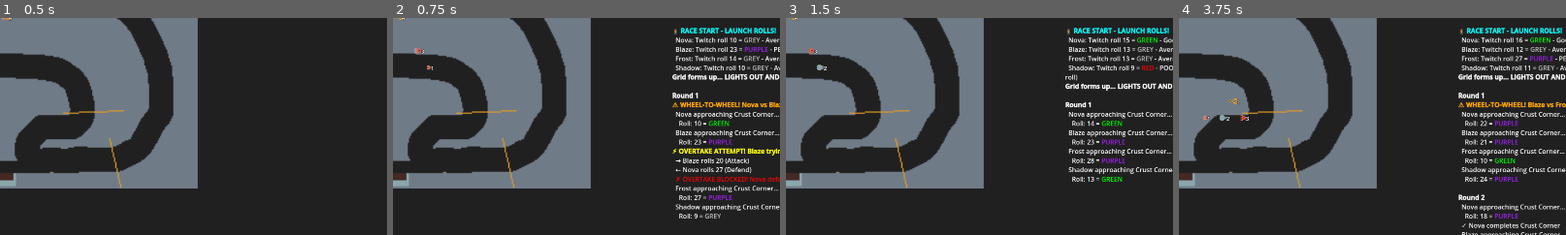
Above: before the commit, frames 1-4 (left to right).
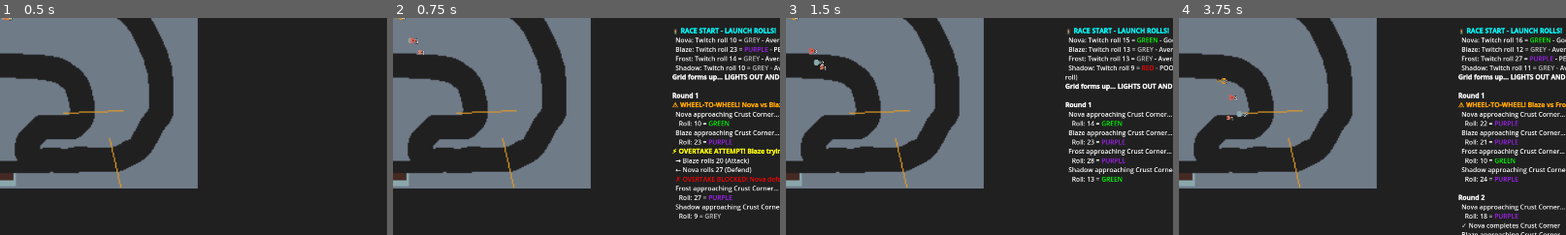
Above: after the commit, the same moments.

Repository: computersaucegames/nc
Game: Godot game, scene res://scenes/tests/RaceTestScene.tscn
Two runs of this game, one before a commit and one after it. Both use one fixed random seed, a clock stepped at 60 frames per second and the inputs below. The project has no main scene, so this scene is started directly.
Inputs:
- Up to frame 1 (0.5 s): no input
- Up to frame 2 (0.75 s): click "Start Race" at 0.5 s
- Up to frame 3 (1.5 s): click "Start Race" at 1.25 s
- Up to frame 4 (3.75 s): click "Start Race" at 2 s; click "Pause" at 2.75 s; click "Resume" at 3.5 s
The pictures show only the part of the screen within x 37-87%, y 18-67%; the shares and areas given below are measured in that part.

Frame 1 is identical in both runs. In frame 2, 0.1% of the frame differs, in the area x 4-11%, y 8-25%; in frame 3, 0.1%; in frame 4, 0.3%, in the area x 6-19%, y 27-48%.

Commit message:
Add smooth tween animation to pilot movement
- Store tweens in pilot_tweens dictionary for animation tracking
- Kill existing tweens before creating new ones to avoid conflicts
- Use 0.3 second EASE_IN_OUT quad transition for smooth movement
- Pods now smoothly animate between positions instead of jumping
- Animation duration configurable via MOVEMENT_ANIMATION_DURATION constant

This makes the pod racer movement more visually appealing and easier to follow.

Diff:
--- a/scripts/ui/CircuitDisplay.gd
+++ b/scripts/ui/CircuitDisplay.gd
@@ -18,10 +18,12 @@
 
 var circuit: Circuit
 var pilot_markers: Dictionary = {}  # pilot_id -> PathFollow2D
+var pilot_tweens: Dictionary = {}   # pilot_id -> Tween (for smooth animation)
 var total_circuit_length: int = 0
 
 # Pilot icon scene to instantiate (can be customized)
 const PILOT_ICON_SIZE = 16
+const MOVEMENT_ANIMATION_DURATION = 0.3  # Seconds for smooth pod movement
 
 # Pod racer sprites for pilot icons
 const POD_SPRITES = [
@@ -84,10 +86,11 @@
 func setup_pilots(pilot_data: Array):
 	print("DEBUG: Setting up %d pilots" % pilot_data.size())
 
-	# Clear existing markers
+	# Clear existing markers and tweens
 	for marker in pilot_markers.values():
 		marker.queue_free()
 	pilot_markers.clear()
+	pilot_tweens.clear()
 
 	# Create a PathFollow2D for each pilot
 	for i in range(pilot_data.size()):
@@ -156,9 +159,19 @@
 	# Clamp to valid range
 	progress_ratio = clamp(progress_ratio, 0.0, 1.0)
 
-	# Update the PathFollow2D position
+	# Update the PathFollow2D position with smooth animation
 	var path_follow: PathFollow2D = pilot_markers[pilot_id]
-	path_follow.progress_ratio = progress_ratio
+
+	# Kill existing tween if running to avoid conflicts
+	if pilot_tweens.has(pilot_id) and pilot_tweens[pilot_id]:
+		pilot_tweens[pilot_id].kill()
+
+	# Create smooth tween animation to new position
+	var tween = create_tween()
+	tween.set_ease(Tween.EASE_IN_OUT)
+	tween.set_trans(Tween.TRANS_QUAD)
+	tween.tween_property(path_follow, "progress_ratio", progress_ratio, MOVEMENT_ANIMATION_DURATION)
+	pilot_tweens[pilot_id] = tween
 
 	print("DEBUG: Pilot %d - Sector: %d, Gap: %d, Progress: %.2f (Total gap: %d/%d)" %
 		[pilot_id, current_sector, gap_in_sector, progress_ratio, progress_gap, total_circuit_length])
